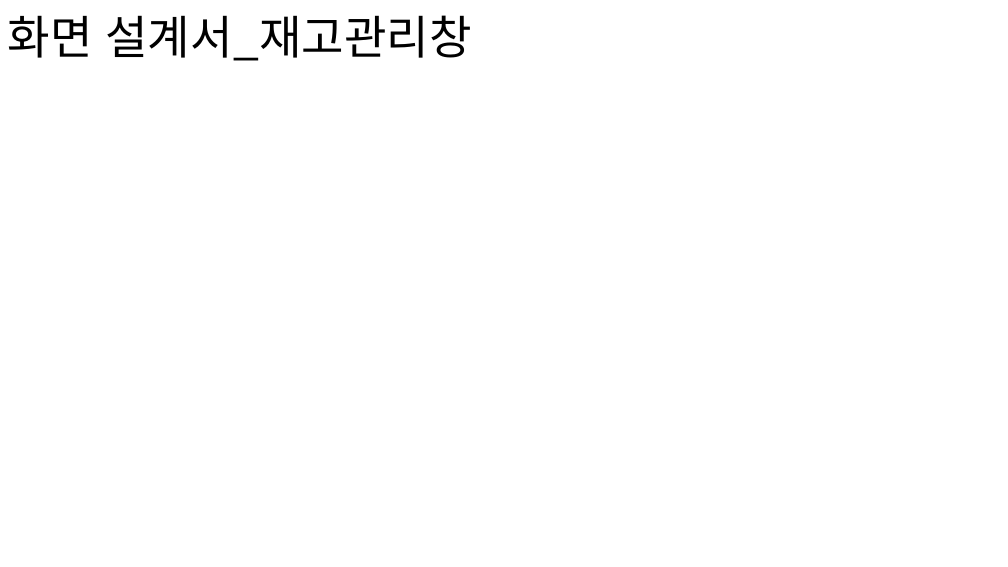
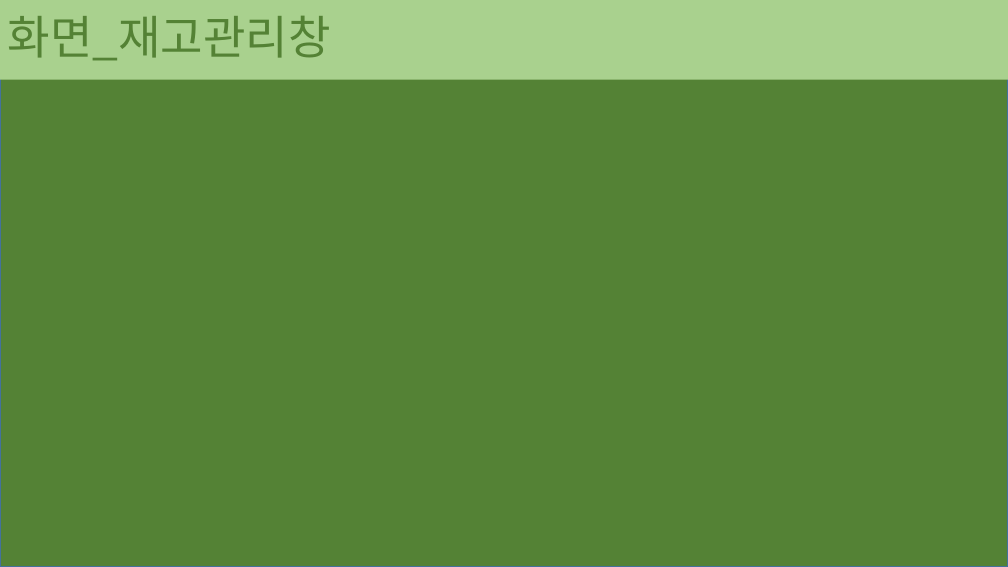
Before and after one commit to 201411096/JavaBasic, a slide deck: slide 17 of JavaBasic/src/t_teamproject/teamproject_02/document/forSubmission/포트폴리오.pptx (slide 6 before the commit). Drawn at 1008x567 pixels with LibreOffice and Linux fonts; fonts in the diff are those of the drawing; background and template pictures are left out. Boxes give left, top, right and bottom in pixels: in the first picture for what was removed or moved away, otherwise in the second. Text is boxed around its words. In the diff, an @@ line names an element or a change of style, - is before the commit and + after.

```diff
--- a/JavaBasic/src/t_teamproject/teamproject_02/document/forSubmission/포트폴리오.pptx
+++ b/JavaBasic/src/t_teamproject/teamproject_02/document/forSubmission/포트폴리오.pptx
@@ title "화면_재고관리창" resized from (x1=8, y1=15, x2=471, y2=61) to (x1=0, y1=0, x2=1008, y2=79) @@
@@ title "화면_재고관리창" at (x1=0, y1=0, x2=1008, y2=79): fill none to #A9D18E @@
@@ rectangle added at (x1=0, y1=6, x2=1008, y2=567), fill #548235, outline #43739E 1 pt @@
@@ rectangle added at (x1=0, y1=0, x2=1008, y2=567), fill #548235, outline #43739E 1 pt @@
@@ title at (x1=8, y1=16, x2=331, y2=61): text changed; text colour #000000 to #548235 @@
-화면 설계서_재고관리창
+화면_재고관리창
```
Also in this commit, not shown: 13 other slides changed, 5 slides added, 2 slides removed, 3 other files.
